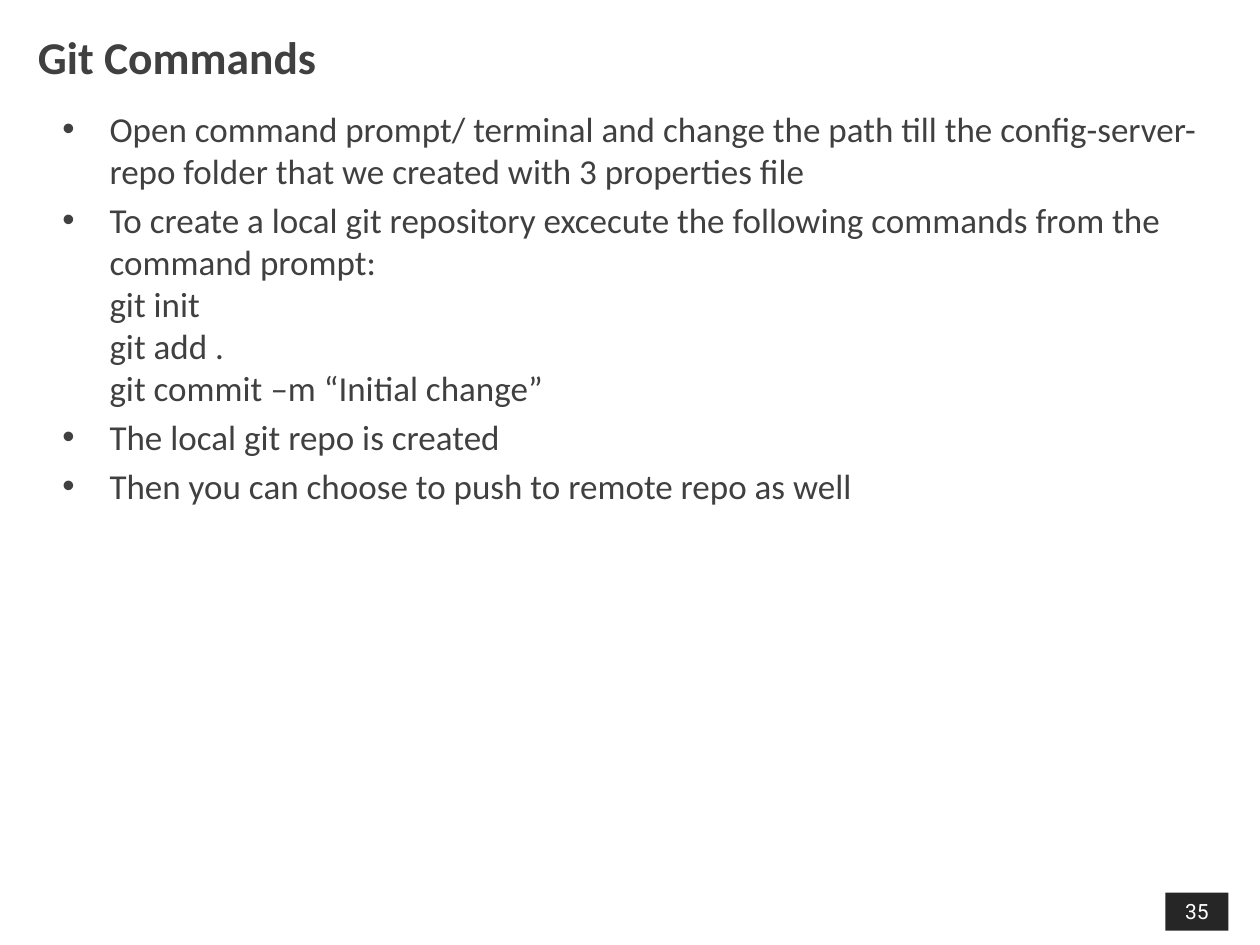
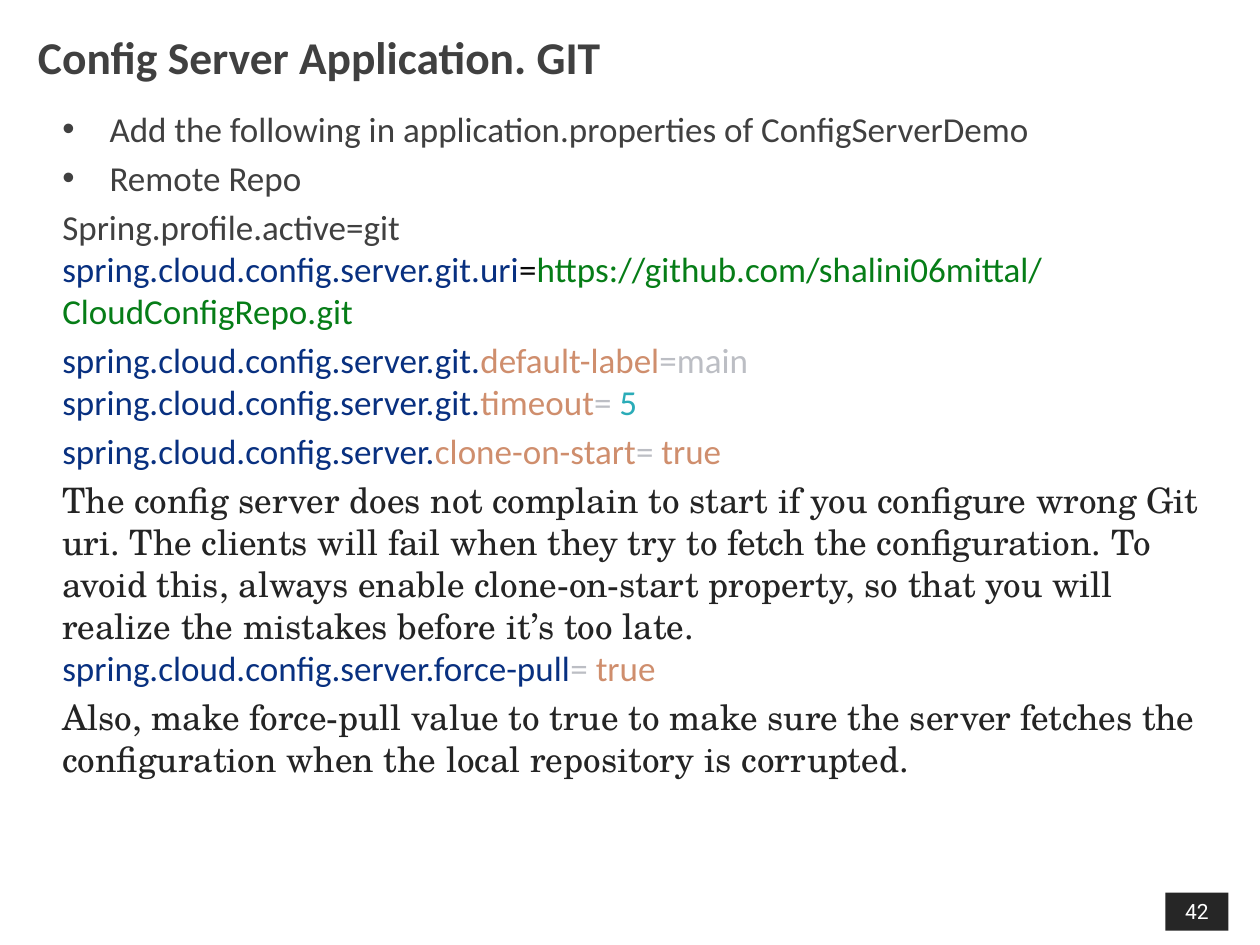
Before and after one commit to shalini06mittal/SynechronMSAug2024WS, a slide deck: slide 42 of ppt/102_Microservices_Cloud_CB_Config.pptx (slide 35 before the commit). Drawn at 1260x945 pixels with LibreOffice and Linux fonts; fonts in the diff are those of the drawing; background and template pictures are left out. Boxes give left, top, right and bottom in pixels: in the first picture for what was removed or moved away, otherwise in the second. Text is boxed around its words. In the diff, an @@ line names an element or a change of style, - is before the commit and + after.

Commit message:
cloud config ppt

```diff
--- a/ppt/102_Microservices_Cloud_CB_Config.pptx
+++ b/ppt/102_Microservices_Cloud_CB_Config.pptx
@@ title at bbox=[38, 42, 601, 82]: text changed @@
-Git Commands
+Config Server Application. GIT
@@ text at bbox=[62, 117, 1199, 779]: text changed; text colour #404040 to #242424 @@
-• Open command prompt/ terminal and change the path till the config-server-repo folder that we created with 3 properties file
-• To create a local git repository excecute the following commands from the command prompt:
-  git init
-  git add .
-  git commit –m “Initial change”
-• The local git repo is created
-• Then you can choose to push to remote repo as well
+• Add the following in application.properties of ConfigServerDemo
+• Remote Repo
+Spring.profile.active=git
+spring.cloud.config.server.git.uri=https://github.com/shalini06mittal/CloudConfigRepo.git
+spring.cloud.config.server.git.default-label=main
+spring.cloud.config.server.git.timeout= 5
+spring.cloud.config.server.clone-on-start= true
+The config server does not complain to start if you configure wrong Git uri. The clients will fail when they try to fetch the configuration. To avoid this, always enable clone-on-start property, so that you will realize the mistakes before it’s too late.
+spring.cloud.config.server.force-pull= true
+Also, make force-pull value to true to make sure the server fetches the configuration when the local repository is corrupted.
@@ page number at bbox=[1185, 904, 1209, 919]: text changed @@
-35
+42
```
Also in this commit, not shown: 3 other slides changed, 4 slides added, 1 other file.
